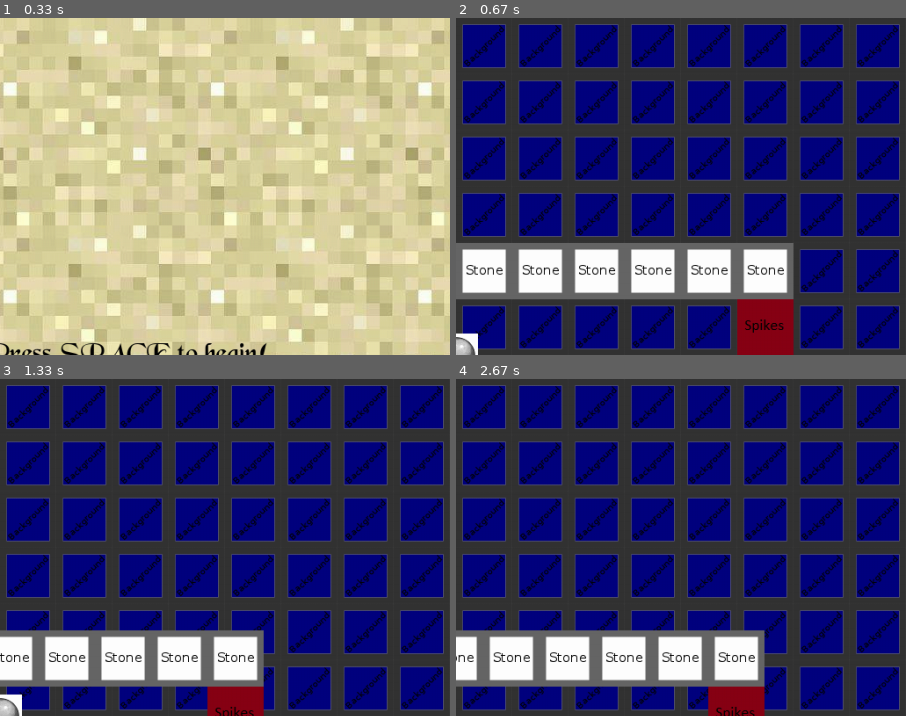
Above: before the commit, frames 1-4 (two rows, left to right).
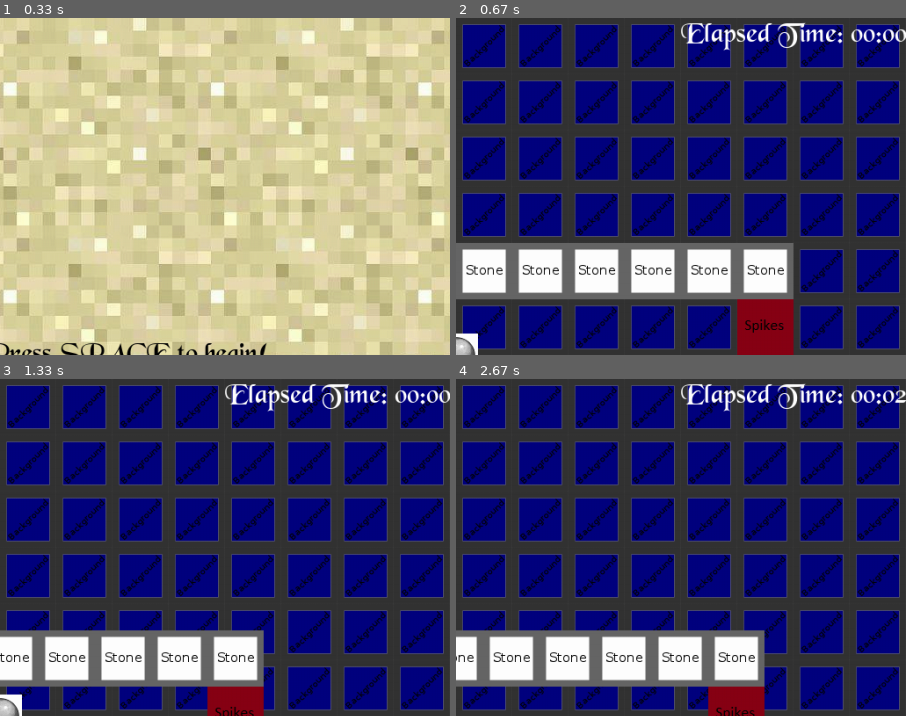
Above: after the commit, the same moments.

Repository: HallaSurvivor/mineEye
Game: pygame game, started from run.py
The game is run twice, just before and just after one commit, with the same random seed, the same clock (stepped at 60 frames per second) and the same inputs.
Inputs:
- Up to frame 1 (0.33 s): no input
- Up to frame 2 (0.67 s): tap Space at 0.33 s
- Up to frame 3 (1.33 s): hold Right 0.67-1.13 s; hold Up from 1.17 s (still down)
- Up to frame 4 (2.67 s): release Up at 1.47 s; hold Right 1.5-1.97 s; hold Left 2-2.53 s; hold Down from 2.57 s (still down)
The pictures show only the part of the screen within x 50-100%, y 0-50%; the shares and areas given below are measured in that part.

Frame 1 is identical in both runs. In frame 2, 1.3% of the frame differs, in the area x 50-100%, y 1-10%; in frame 3, 1.3%; in frame 4, 1.3%.

Commit message:
Re added the timer into the in game gamestates class under the draw function

Diff:
--- a/gamestates.py
+++ b/gamestates.py
@@ -6,6 +6,7 @@
 import constants
 import spritenames as sn
 import rooms
+import time
 
 class GameState(object):
     """
@@ -102,7 +103,7 @@
 
         self.hero = sn.Hero()
         self.all_sprites_list.add(self.hero)
-
+        self.display_Time = 0
         self.world = None
         self.generate_world()
 
@@ -118,6 +119,13 @@
         )
         screen.blit(hero_hp, (0, 0))
 
+
+        elapsed_time = time.strftime('%M:%S', time.gmtime(self.display_Time))
+        elapsed_time_display = sn.load_font('BLKCHCRY.TTF', 32).render("Elapsed Time: {0}".format(elapsed_time), 1, constants.WHITE)
+        screen.blit(elapsed_time_display,(768,0))
+        self.display_Time += 1/60
+
+
     def update(self):
         self.hero.move(self.world.block_list, self.world)
 
@@ -125,6 +133,7 @@
             self.manager.go_to(DeathScreen())
 
     def handle_events(self, events):
+
         for event in events:
             if event.type == pygame.KEYDOWN:
                 # Create the motion by changing the Hero's speed vector
@@ -148,6 +157,8 @@
                 elif event.key == config.DOWN:
                     self.hero.changespeed(0, 3)
 
+
+
     def die(self):
         self.manager.go_to(DeathScreen())
 
